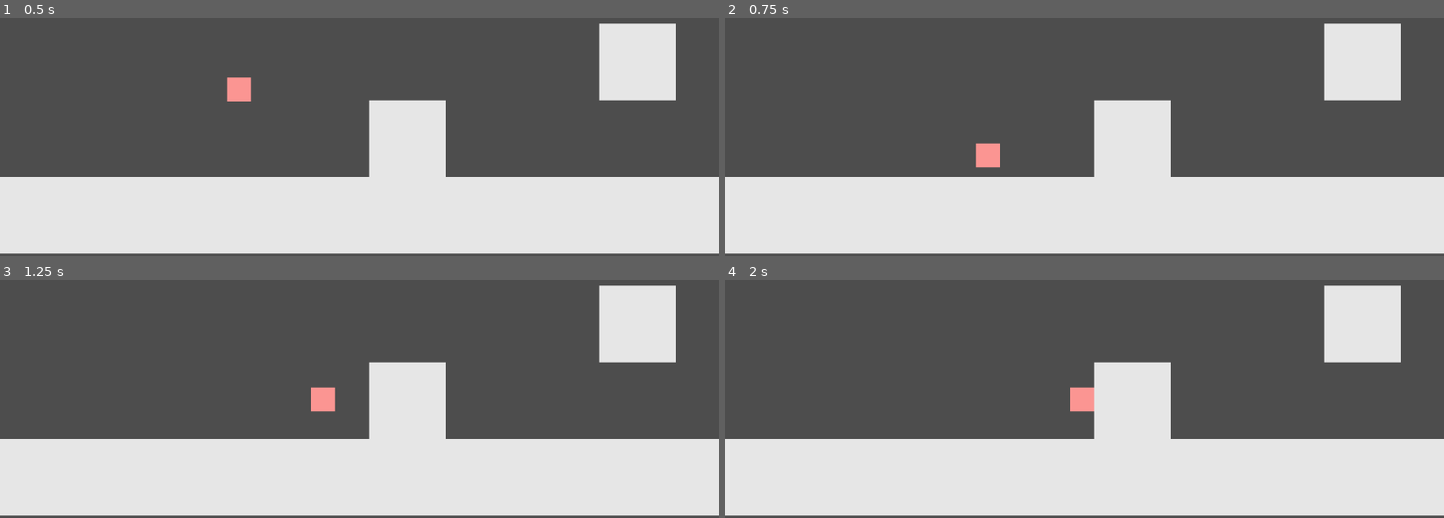
Above: before the commit, frames 1-4 (two rows, left to right).
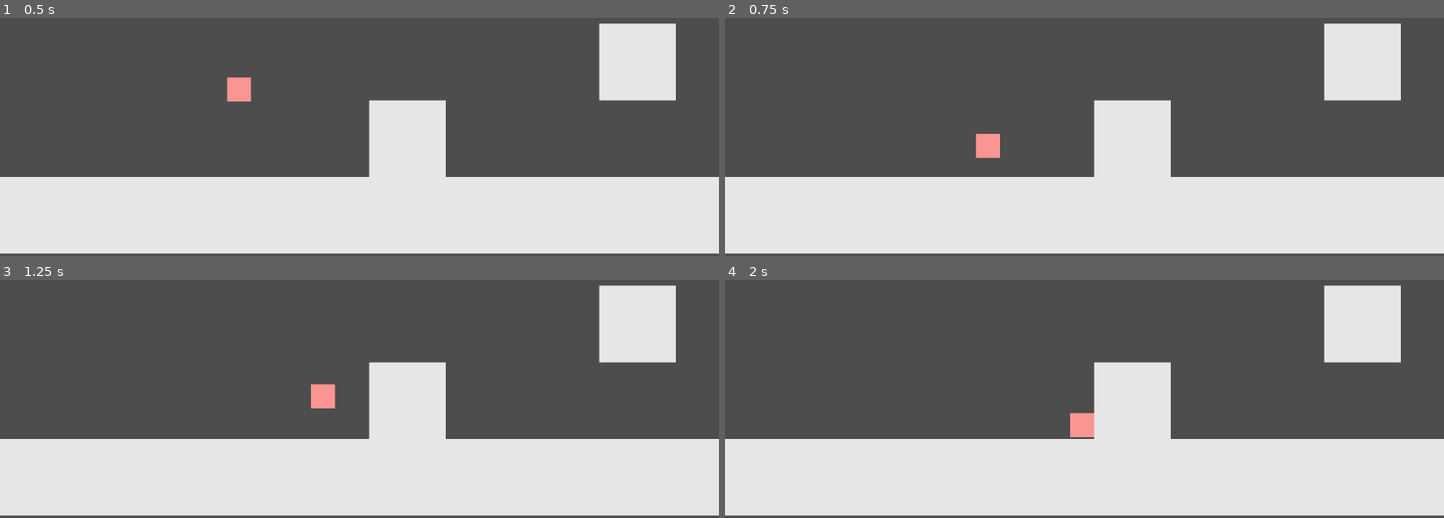
Above: after the commit, the same moments.

Repository: TruPotato/december-jam
Game: Godot game, scene res://Scenes/Maps/test_map.tscn
Two runs of this game, one before a commit and one after it. Both use one fixed random seed, a clock stepped at 60 frames per second and the inputs below. This scene is started directly instead of the project's main scene.
Inputs:
- Up to frame 1 (0.5 s): no input
- Up to frame 2 (0.75 s): hold Right (move_right) from 0.53 s (still down); tap Space (jump) at 0.6 s
- Up to frame 3 (1.25 s): keep holding Right (move_right); tap Space (jump) at 0.77, 1.07 s
- Up to frame 4 (2 s): keep holding Right (move_right); tap Z (accept) at 1.35 s; tap Space (jump) at 1.52, 1.55, 1.82 s

Frame 1 is identical in both runs. In frame 2, 0.3% of the frame differs, in the area x 34-39%, y 48-64%; in frame 3, 0.1%; in frame 4, 0.7%, in the area x 48-52%, y 44-67%.

Commit message:
jump updates. jumpdates

Diff:
--- a/Scripts/Gameplay/basic_player_movement.gd
+++ b/Scripts/Gameplay/basic_player_movement.gd
@@ -3,6 +3,7 @@
 const GRAVITY = 9.8
 const H_SPEED = 200.0
 const JUMP_VELOCITY = 500.0
+var jumped = false;
 
 # When first loaded.
 func _ready():
@@ -36,8 +37,9 @@
 	if Input.is_action_just_pressed("jump") and is_on_floor():
 		# Jump.
 		velocity.y -= JUMP_VELOCITY
-	if Input.is_action_just_released("jump"):
+	if Input.is_action_just_released("jump") and velocity.y < 0 and !jumped:
 		velocity.y += (JUMP_VELOCITY / 2);
+		jumped = true;
 
 # Apply gravity.
 func passive_gravity():
@@ -50,3 +52,4 @@
 		# Set downwards velocity to zero if it is positive.
 		if velocity.y > 0.0:
 			velocity.y = 0.0
+		jumped = false;
--- a/project.godot
+++ b/project.godot
@@ -61,7 +61,8 @@
 }
 jump={
 "deadzone": 0.2,
-"events": [Object(InputEventKey,"resource_local_to_scene":fa …(140 unchanged characters)… d":false,"keycode":0,"physical_keycode":32,"key_label":0,"unicode":32,"location":0,"echo":false,"script":null)
+"events": [Object(InputEventKey,"resource_local_to_scene":fa …(140 unchanged characters)… d":false,"keycode":0,"physical_keycode":90,"key_label":0,"unicode":122,"location":0,"echo":false,"script":null)
+, Object(InputEventKey,"resource_local_to_scene":false,"resource_name":"","device":-1,"window_id":0,"alt_pressed":false,"shift_pressed":false,"ctrl_pressed":false,"meta_pressed":false,"pressed":false,"keycode":0,"physical_keycode":32,"key_label":0,"unicode":32,"location":0,"echo":false,"script":null)
 ]
 }
 accept={
Not shown: 1 places in Scenes/Maps/test_map.tscn that only renumber resources
